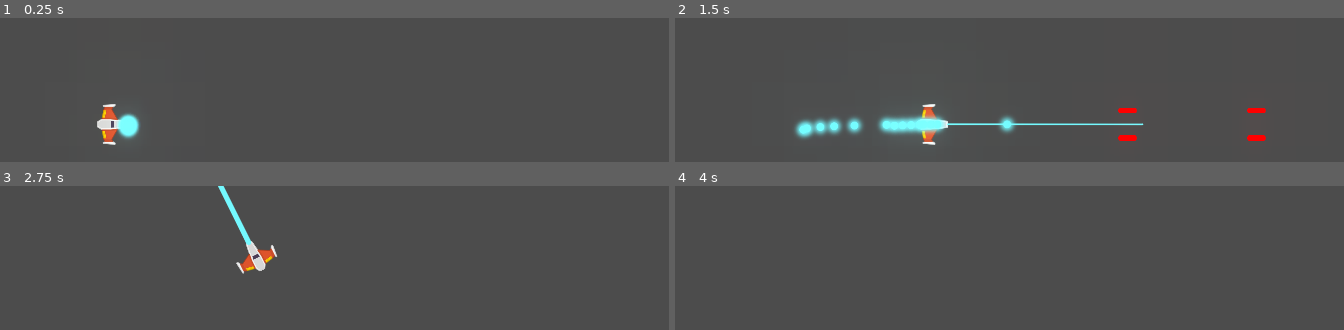
Above: before the commit, frames 1-4 (two rows, left to right).
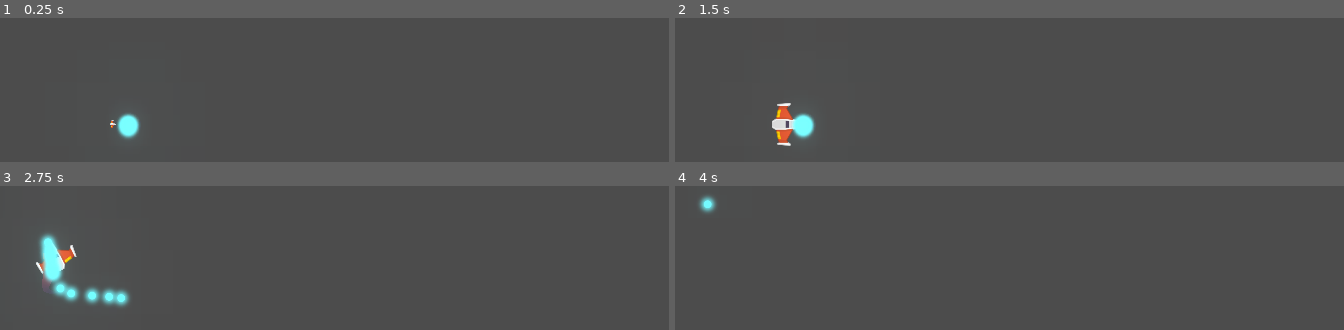
Above: after the commit, the same moments.

Repository: walterio27/SegundoProyecto
Game: Godot game, scene res://Juego/Niveles/NivelTest.tscn
The game is run twice, just before and just after one commit, with the same random seed, the same clock (stepped at 60 frames per second) and the same inputs.
Inputs (mouse positions are in pixels of both pictures, inside the frame that each line leads up to):
- Up to frame 1 (0.25 s): no input
- Up to frame 2 (1.5 s): move the mouse to (outside the picture) at 0.52 s; hold W (mover_adelante) 0.53-1.28 s; hold Space (disparo_principal) 0.53-1.28 s; move the mouse to (outside the picture) at 1.27 s; hold S (mover_atras) from 1.28 s (still down); right-click (outside the picture) at 1.35 s
- Up to frame 3 (2.75 s): move the mouse to (394, 312) at 2.02 s; release S (mover_atras) at 2.03 s; hold W (mover_adelante) from 2.03 s (still down); hold A (rotar_antihorario) from 2.03 s (still down)
- Up to frame 4 (4 s): move the mouse to (outside the picture) at 2.77 s; release A (rotar_antihorario) at 2.78 s; tap D (rotar_horario) at 2.85 s; move the mouse to (outside the picture) at 3.52 s; release W (mover_adelante) at 3.53 s; hold S (mover_atras) from 3.53 s (still down); hold Space (disparo_principal) from 3.53 s (still down)

The runs differ from the first frame. In frame 1, 0.6% of the frame differs, in the area x 14-19%, y 59-89%; in frame 2, 4.3%, in the area x 14-89%, y 59-89%; in frame 3, 3.6%; in frame 4, 0.2%.

Commit message:
Estela de motor y sonido

Diff:
--- /dev/null
+++ b/Juego/Naves/Player/Estela/Trail2D.gd
@@ -0,0 +1,112 @@
+# Draws a 2D trail using Godot's `Line2D`.
+#
+# Instantiate `Trail2D` as a child of a moving node to use it. To control the color, width curve,
+# texture, or trail width, use parameters from the `Line2D` class.
+
+#Trail2D.gd
+tool
+class_name Estela
+extends Line2D
+
+export var is_emitting := false setget set_emitting
+# Distance in pixels between vertices. A higher resolution leads to more details.
+export var resolution := 5.0
+# Life of each point in seconds before it is deleted.
+export var lifetime := 0.5
+# Maximum number of points allowed on the curve.
+export var max_points := 100 setget set_max_points
+# Optional path to the target node to follow. If not set, the instance follows its parent.
+export var target_path: NodePath
+
+var _points_creation_time := []
+var _last_point := Vector2.ZERO
+var _clock := 0.0
+var _offset := 0.0
+
+onready var target: Node2D = get_node_or_null(target_path)
+
+## Setter y Getters
+func set_max_points(valor:int) -> void:
+	max_points = valor
+
+func _ready() -> void:
+	if not target:
+		target = get_parent() as Node2D
+
+	if Engine.editor_hint:
+		set_process(false)
+		return
+
+	_offset = position.length()
+	set_as_toplevel(true)
+	clear_points()
+	position = Vector2.ZERO
+	_last_point = to_local(target.global_position) + calculate_offset()
+
+
+func _get_configuration_warning() -> String:
+	var warning := "Missing Target node: assign a Node that extends Node2D in the Target Path or make the Trail a child of a parent that extends Node2D"
+	if target:
+		warning = ""
+	return warning
+
+
+func _process(delta: float) -> void:
+	_clock += delta
+	remove_older()
+
+	if not is_emitting:
+		return
+
+	# Adding new points if necessary.
+	var desired_point := to_local(target.global_position)
+	var distance: float = _last_point.distance_to(desired_point)
+	if distance > resolution:
+		add_timed_point(desired_point, _clock)
+
+
+# Creates a new point and stores its creation time.
+func add_timed_point(point: Vector2, time: float) -> void:
+	add_point(point + calculate_offset())
+	_points_creation_time.append(time)
+	_last_point = point
+	if get_point_count() > max_points:
+		remove_first_point()
+
+
+# Calculates the offset of the trail from its target.
+func calculate_offset() -> Vector2:
+	return - 1.0 * polar2cartesian(1.0, target.rotation).rotated(- PI / 2) * _offset
+
+
+# Removes the first point in the line and the corresponding time.
+func remove_first_point() -> void:
+	if get_point_count() > 1:
+		remove_point(0)
+	_points_creation_time.pop_front()
+
+
+# Remove points older than `lifetime`.
+func remove_older() -> void:
+	for creation_time in _points_creation_time:
+		var delta = _clock - creation_time
+		if delta > lifetime:
+			remove_first_point()
+		# Points in `_points_creation_time` are ordered from oldest to newest so as soon as a point
+		# isn't older than `lifetime`, we know all remaining points should stay as well.
+		else:
+			break
+
+
+func set_emitting(emitting: bool) -> void:
+	is_emitting = emitting
+	if Engine.editor_hint:
+		return
+
+	if not is_inside_tree():
+		yield(self, "ready")
+
+	if is_emitting:
+		clear_points()
+		_points_creation_time.clear()
+		_last_point = to_local(target.global_position) + calculate_offset()
--- /dev/null
+++ b/Juego/Naves/Player/Estela/Trail2D.tscn
@@ -0,0 +1,18 @@
+[gd_scene load_steps=4 format=2]
+
+[ext_resource path="res://Juego/Naves/Player/Estela/Trail2D.gd" type="Script" id=1]
+
+[sub_resource type="Curve" id=1]
+_data = [ Vector2( 0, 0 ), 0.0, 1.0, 0, 1, Vector2( 1, 1 ), 1.0, 0.0, 1, 0 ]
+
+[sub_resource type="Gradient" id=2]
+offsets = PoolRealArray( 0, 0.772021 )
+colors = PoolColorArray( 0.294118, 0.356863, 0.670588, 0, 0.788235, 0.301961, 0.164706, 1 )
+
+[node name="Trail2D" type="Line2D"]
+points = PoolVector2Array( 0, 0, 32, 0 )
+width_curve = SubResource( 1 )
+default_color = Color( 1, 1, 1, 1 )
+gradient = SubResource( 2 )
+joint_mode = 2
+script = ExtResource( 1 )
--- /dev/null
+++ b/Juego/Naves/Player/Motor/MotorSFX.gd
@@ -0,0 +1,43 @@
+#Motor
+class_name Motor
+extends AudioStreamPlayer2D
+
+export var tiempo_transicion:float = 0.6
+export var volumen_apagado:float = -30.0
+
+onready var tween_sonido:Tween = $Tween
+
+# Declare member variables here. Examples:
+# var a: int = 2
+# var b: String = "text"
+var volumen_original:float
+
+# Called when the node enters the scene tree for the first time.
+func _ready() -> void:
+	volumen_original = volume_db
+	volume_db = volumen_apagado
+
+func sonido_on() -> void:
+	if not playing:
+		play()
+
+	efecto_transicion(volume_db, volumen_original)
+
+func sonido_off() -> void:
+	efecto_transicion(volume_db, volumen_apagado)
+
+func efecto_transicion(desde_vol: float, hasta_vol: float) -> void:
+	tween_sonido.interpolate_property(
+		self,
+		"volume_db",
+		desde_vol,
+		hasta_vol,
+		tiempo_transicion,
+		Tween.TRANS_LINEAR,
+		Tween.EASE_OUT_IN
+	)
+	tween_sonido.start()
+
+# Called every frame. 'delta' is the elapsed time since the previous frame.
+#func _process(delta: float) -> void:
+#	pass
--- /dev/null
+++ b/Juego/Naves/Player/Motor/MotorSFX.tscn
@@ -0,0 +1,12 @@
+[gd_scene load_steps=3 format=2]
+
+[ext_resource path="res://Juego/Sonidos/Motor.ogg" type="AudioStream" id=1]
+[ext_resource path="res://Juego/Naves/Player/Motor/MotorSFX.gd" type="Script" id=2]
+
+[node name="MotorSFX" type="AudioStreamPlayer2D"]
+stream = ExtResource( 1 )
+bus = "SFX"
+script = ExtResource( 2 )
+tiempo_transicion = 0.5
+
+[node name="Tween" type="Tween" parent="."]
--- a/Juego/Naves/Player/Player.gd
+++ b/Juego/Naves/Player/Player.gd
@@ -2,27 +2,53 @@
 extends RigidBody2D
 class_name Player
 
+##Enums
+enum ESTADO {SPAWN, VIVO, INVENCIBLE, MUERTO}
+
 ## Atributos export
 export var potencia_motor:int = 20
 export var potencia_rotacion:int = 280
+export var estela_maxima:int = 150
 
 ## Atributos
 var empuje:Vector2 = Vector2.ZERO
 var dir_rotacion:int = 0
+var estado_actual:int = ESTADO.SPAWN
 
 ## Atributos OnReady
 onready var Canion:Canion = $Canion
 onready var laser:RayoLaser = $LaserBeam2D
+onready var estela:Estela = $EstelaPuntoInicio/Trail2D
+onready var motor_sfx:Motor = $MotorSFX
+onready var colisionador:CollisionShape2D = $CollisionShape2D
+
+## Metodos
+func _ready() -> void:
+	controlador_estados(estado_actual)
 
 
-## Metodos
+
 func _unhandled_input(event: InputEvent) -> void:
+	if not esta_input_activo():
+		return
 	#Disparo Rayo
 	if event.is_action_pressed("disparo_secundario"):
 		laser.set_is_casting(true)
 
 	if event.is_action_released("disparo_secundario"):
 		laser.set_is_casting(false)
+
+	#Control estela y sonido motor
+	if event.is_action_pressed("mover_adelante"):
+		estela.set_max_points(estela_maxima)
+		motor_sfx.sonido_on()
+	elif event.is_action_pressed("mover_atras"):
+		estela.set_max_points(0)
+		motor_sfx.sonido_on()
+
+	if (event.is_action_released("mover_adelante")
+		or event.is_action_released("mover_atras")):
+			motor_sfx.sonido_off()
 
 
 func _integrate_forces(state: Physics2DDirectBodyState) -> void:
@@ -34,8 +60,35 @@
 
 func _process(delta: float) -> void:
 	player_input()
+
 ## Metodos Custom
+func controlador_estados(nuevo_estado:int) -> void:
+	match nuevo_estado:
+		ESTADO.SPAWN:
+			colisionador.set_deferred("disabled", true)
+			Canion.set_puede_disparar(false)
+		ESTADO.VIVO:
+			colisionador.set_deferred("disabled", false)
+			Canion.set_puede_disparar(true)
+		ESTADO.INVENCIBLE:
+			colisionador.set_deferred("disabled", true)
+		ESTADO.MUERTO:
+			colisionador.set_deferred("disabled", true)
+			Canion.set_puede_disparar(true)
+			queue_free()
+		_:
+			printerr("Error de Estado")
+	estado_actual = nuevo_estado
+
+func esta_input_activo() -> bool:
+	if estado_actual in [ESTADO.MUERTO, ESTADO.SPAWN]:
+		return false
+	return true
+
+
 func player_input() -> void:
+	if not esta_input_activo():
+		return
 	# Empuje
 	empuje = Vector2.ZERO
 	if Input.is_action_pressed("mover_adelante"):
@@ -57,21 +110,6 @@
 	if Input.is_action_just_released("disparo_principal"):
 		Canion.set_esta_disparando(false)
 
-
-
-
-
-
-
-
-
-
-
-# Called when the node enters the scene tree for the first time.
-func _ready():
-	pass # Replace with function body.
-
-
-# Called every frame. 'delta' is the elapsed time since the previous frame.
-#func _process(delta):
-#	pass
+func _on_AnimationPlayer_animation_finished(anim_name: String) -> void:
+	if anim_name == "spawn":
+		controlador_estados(ESTADO.VIVO)
--- a/Juego/Naves/Player/Player.tscn
+++ b/Juego/Naves/Player/Player.tscn
@@ -1,13 +1,34 @@
-[gd_scene load_steps=7 format=2]
+[gd_scene load_steps=11 format=2]
 
 [ext_resource path="res://Juego/Naves/Player/player_orange.png" type="Texture" id=1]
 [ext_resource path="res://Juego/Naves/Player/MaterialFisico.tres" type="PhysicsMaterial" id=2]
 [ext_resource path="res://Juego/Naves/Player/Player.gd" type="Script" id=3]
 [ext_resource path="res://Juego/Proyectiles/Canion.tscn" type="PackedScene" id=4]
 [ext_resource path="res://Juego/Laser/LaserBeam2D.tscn" type="PackedScene" id=5]
+[ext_resource path="res://Juego/Naves/Player/Estela/Trail2D.tscn" type="PackedScene" id=6]
+[ext_resource path="res://Juego/Naves/Player/Motor/MotorSFX.tscn" type="PackedScene" id=7]
 
 [sub_resource type="CircleShape2D" id=1]
 radius = 40.7889
+
+[sub_resource type="Animation" id=2]
+resource_name = "default"
+
+[sub_resource type="Animation" id=3]
+resource_name = "spawn"
+length = 1.6
+tracks/0/type = "value"
+tracks/0/path = NodePath("Sprite:scale")
+tracks/0/interp = 1
+tracks/0/loop_wrap = true
+tracks/0/imported = false
+tracks/0/enabled = true
+tracks/0/keys = {
+"times": PoolRealArray( 0, 1.4, 1.6 ),
+"transitions": PoolRealArray( 1, 1, 1 ),
+"update": 0,
+"values": [ Vector2( 1e-05, 1e-05 ), Vector2( 1.1, 1.1 ), Vector2( 1, 1 ) ]
+}
 
 [node name="Player" type="RigidBody2D"]
 z_index = 50
@@ -22,6 +43,7 @@
 
 [node name="Sprite" type="Sprite" parent="."]
 rotation = 1.5708
+scale = Vector2( 1e-05, 1e-05 )
 texture = ExtResource( 1 )
 
 [node name="CollisionShape2D" type="CollisionShape2D" parent="."]
@@ -40,4 +62,24 @@
 [node name="LaserBeam2D" parent="." instance=ExtResource( 5 )]
 position = Vector2( 36.7023, -0.0285759 )
 
+[node name="EstelaPuntoInicio" type="Position2D" parent="."]
+position = Vector2( 8, 0 )
+
+[node name="Trail2D" parent="EstelaPuntoInicio" instance=ExtResource( 6 )]
+position = Vector2( 2, 0 )
+points = PoolVector2Array( 0, 0, 60, 0 )
+width = 50.0
+is_emitting = true
+lifetime = 0.6
+max_points = 150
+target_path = NodePath("..")
+
+[node name="MotorSFX" parent="." instance=ExtResource( 7 )]
+
+[node name="AnimationPlayer" type="AnimationPlayer" parent="."]
+autoplay = "spawn"
+anims/default = SubResource( 2 )
+anims/spawn = SubResource( 3 )
+[connection signal="animation_finished" from="AnimationPlayer" to="." method="_on_AnimationPlayer_animation_finished"]
+
 [editable path="Canion"]
--- a/Juego/Proyectiles/Canion.gd
+++ b/Juego/Proyectiles/Canion.gd
@@ -13,6 +13,8 @@
 onready var disparo_sfx:AudioStreamPlayer2D = $DisparoSFX
 onready var esta_enfriado:bool = true
 onready var esta_disparando:bool = false setget set_esta_disparando
+onready var puede_disparar:bool = false setget set_puede_disparar
+
 
 ## Atributos
 var puntos_disparo:Array = []
@@ -20,6 +22,9 @@
 ## Setters y Getters
 func set_esta_disparando(disparando: bool) -> void:
 	esta_disparando = disparando
+
+func set_puede_disparar(duenio_puede: bool) -> void:
+	puede_disparar = duenio_puede
 
 ## Metodos
 # Called when the node enters the scene tree for the first time.
--- a/default_bus_layout.tres
+++ b/default_bus_layout.tres
@@ -1,10 +1,10 @@
 [gd_resource type="AudioBusLayout" format=2]
 
 [resource]
-bus/0/volume_db = -1.12151
+bus/0/volume_db = 1.06049
 bus/1/name = "SFX"
 bus/1/solo = false
 bus/1/mute = false
 bus/1/bypass_fx = false
-bus/1/volume_db = 3.83799
+bus/1/volume_db = -4.76812
 bus/1/send = "Master"
--- a/project.godot
+++ b/project.godot
@@ -13,6 +13,16 @@
 "class": "Canion",
 "language": "GDScript",
 "path": "res://Juego/Proyectiles/Canion.gd"
+}, {
+"base": "Line2D",
+"class": "Estela",
+"language": "GDScript",
+"path": "res://Juego/Naves/Player/Estela/Trail2D.gd"
+}, {
+"base": "AudioStreamPlayer2D",
+"class": "Motor",
+"language": "GDScript",
+"path": "res://Juego/Naves/Player/Motor/MotorSFX.gd"
 }, {
 "base": "Node2D",
 "class": "Nivel",
@@ -36,6 +46,8 @@
 } ]
 _global_script_class_icons={
 "Canion": "",
+"Estela": "",
+"Motor": "",
 "Nivel": "",
 "Player": "",
 "Proyectil": "",
Not shown, added: Juego/Sonidos/Motor.ogg.import
Not shown, added: Juego/Sonidos/Motor.ogg
